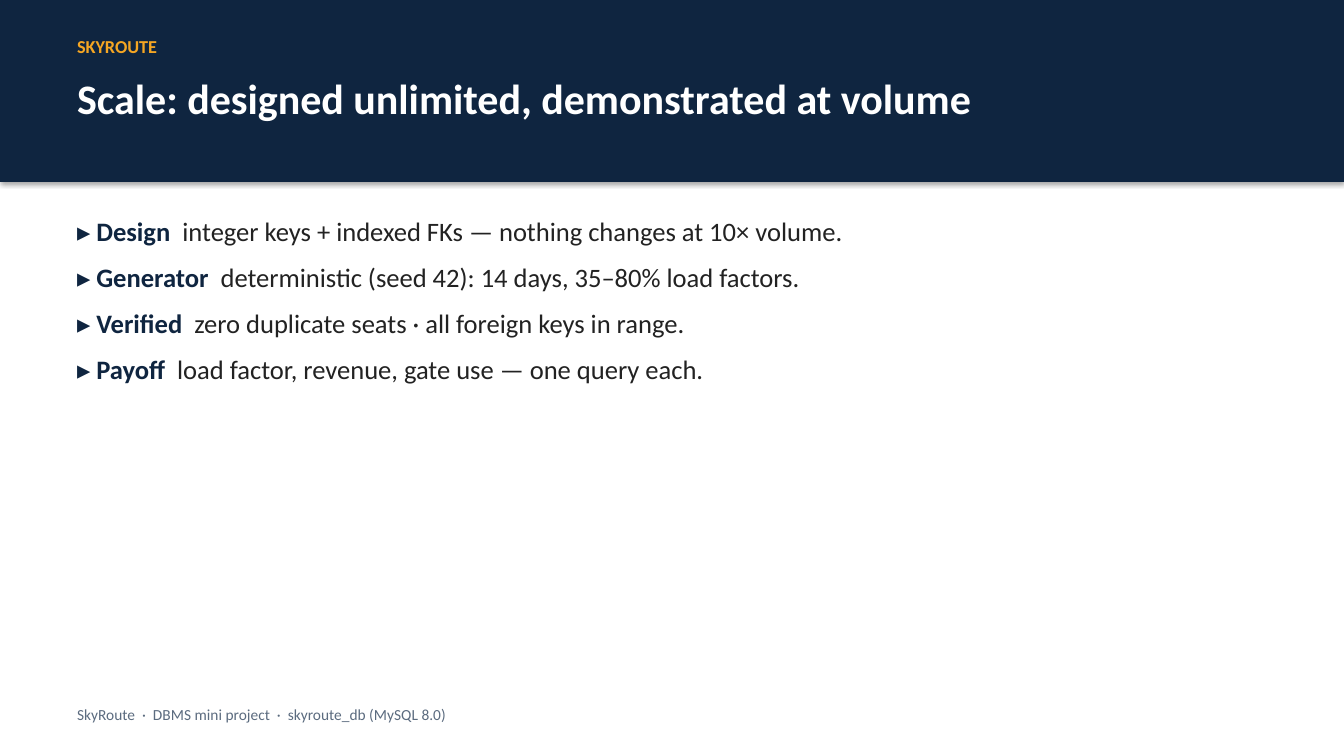
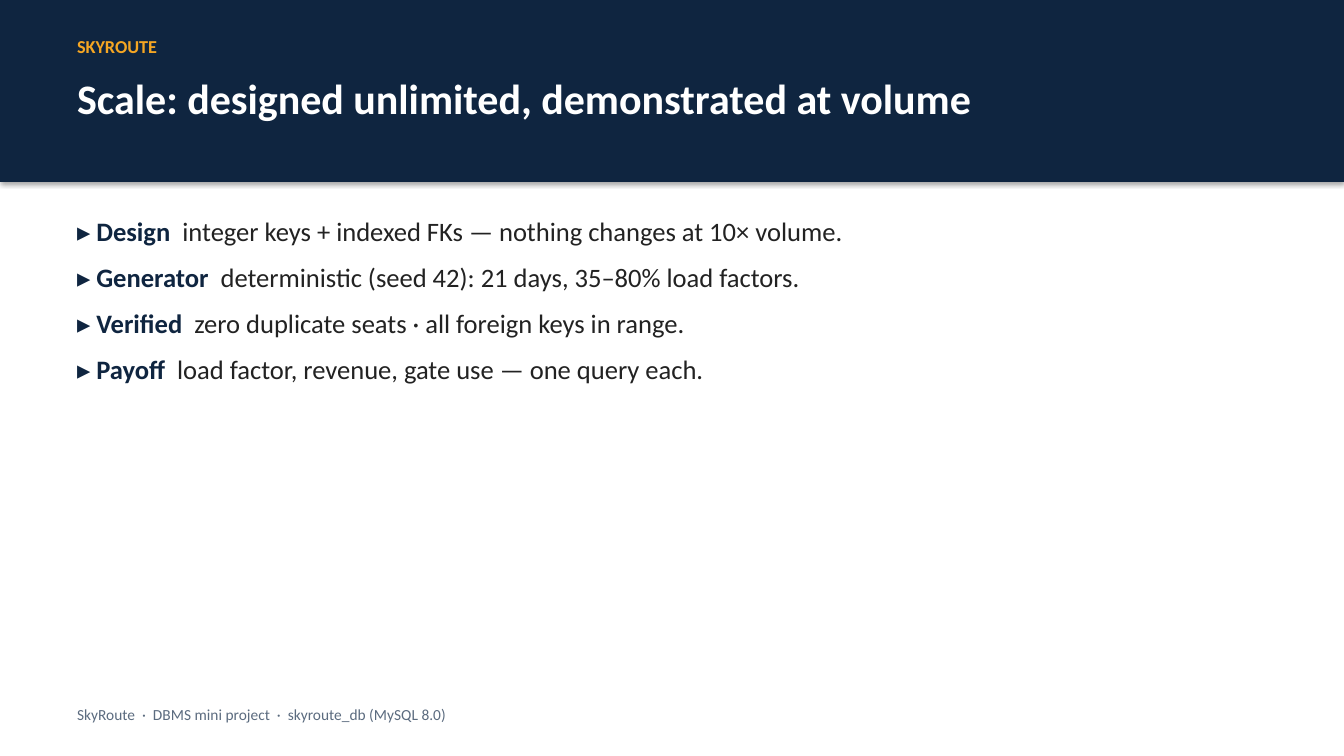
Before and after one commit to Bhaskar-1818/skyroute-dbms-python, a slide deck: slide 5 of dbms/docs/SkyRoute_Slides.pptx. Drawn at 1344x756 pixels with LibreOffice and Linux fonts; fonts in the diff are those of the drawing. Boxes give left, top, right and bottom in pixels: in the first picture for what was removed or moved away, otherwise in the second. Text is boxed around its words. In the diff, an @@ line names an element or a change of style, - is before the commit and + after.

```diff
--- a/dbms/docs/SkyRoute_Slides.pptx
+++ b/dbms/docs/SkyRoute_Slides.pptx
@@ text at (x1=96, y1=267, x2=799, y2=292): text changed @@
-▸ Generator deterministic (seed 42): 14 days, 35–80% load factors.
+▸ Generator deterministic (seed 42): 21 days, 35–80% load factors.
```
Also in this commit, not shown: 4 other slides changed, 34 other files.
